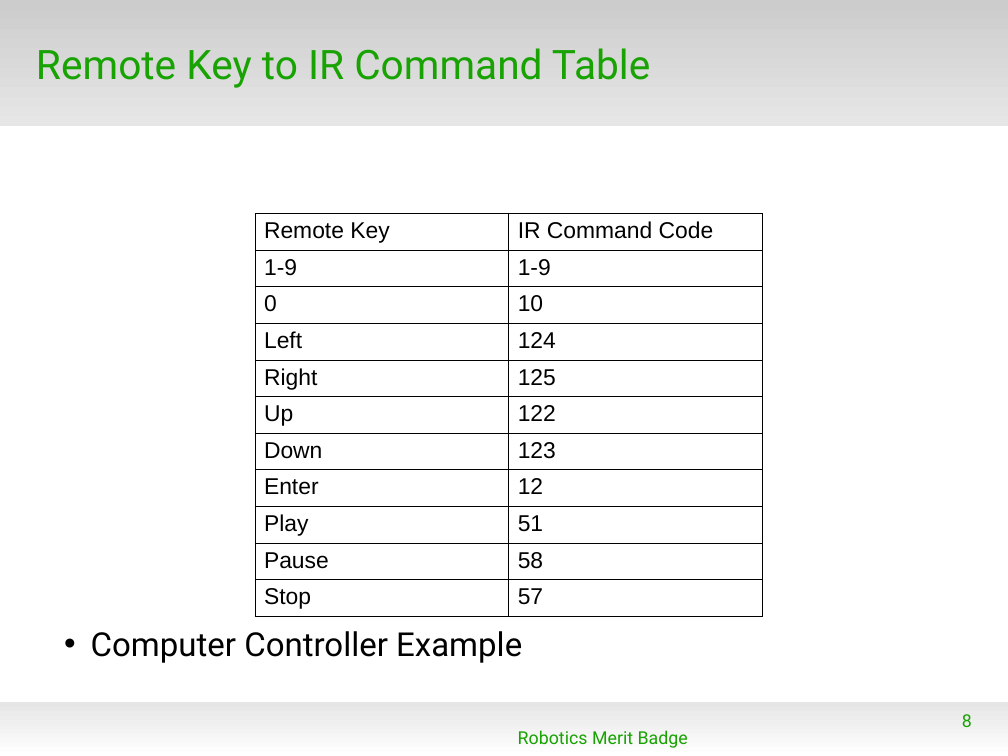
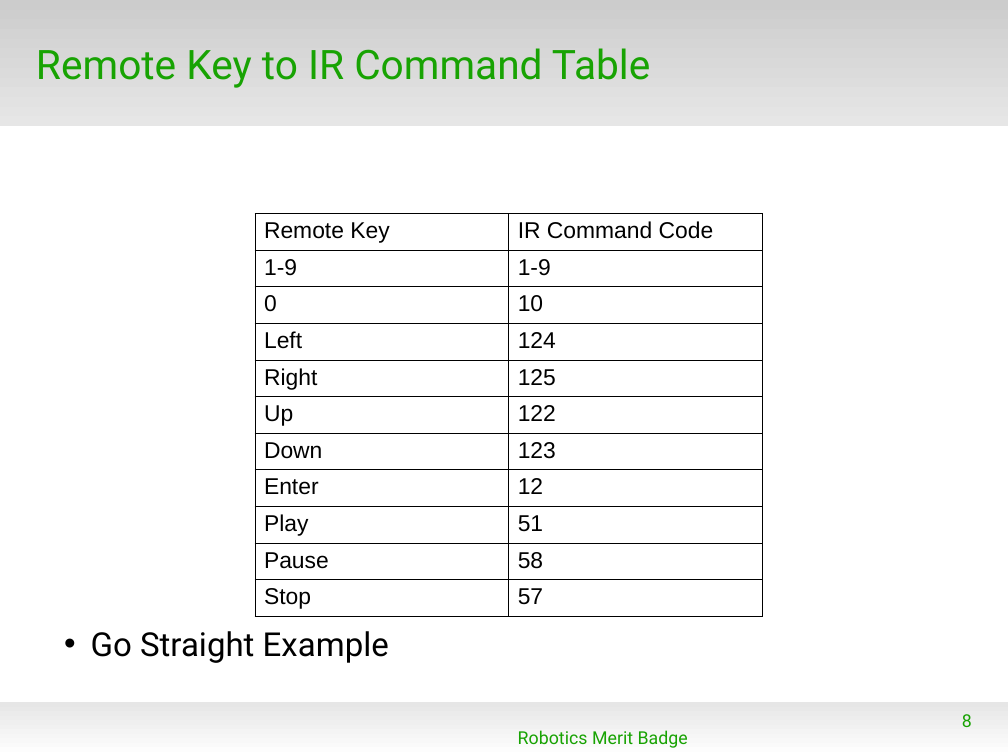
Before and after one commit to spiderman-2099/RoboticsMB, a slide deck: slide 8 of doc/RMB_Session2.odp. Drawn at 1008x756 pixels with LibreOffice and Linux fonts; fonts in the diff are those of the drawing; background and template pictures are left out. Boxes give left, top, right and bottom in pixels: in the first picture for what was removed or moved away, otherwise in the second. Text is boxed around its words. In the diff, an @@ line names an element or a change of style, - is before the commit and + after.

```diff
--- a/doc/RMB_Session2.odp
+++ b/doc/RMB_Session2.odp
@@ text at [91,631,389,663]: text changed @@
-• Computer Controller Example
+• Go Straight Example
```
Also in this commit, not shown: 3 other files.
